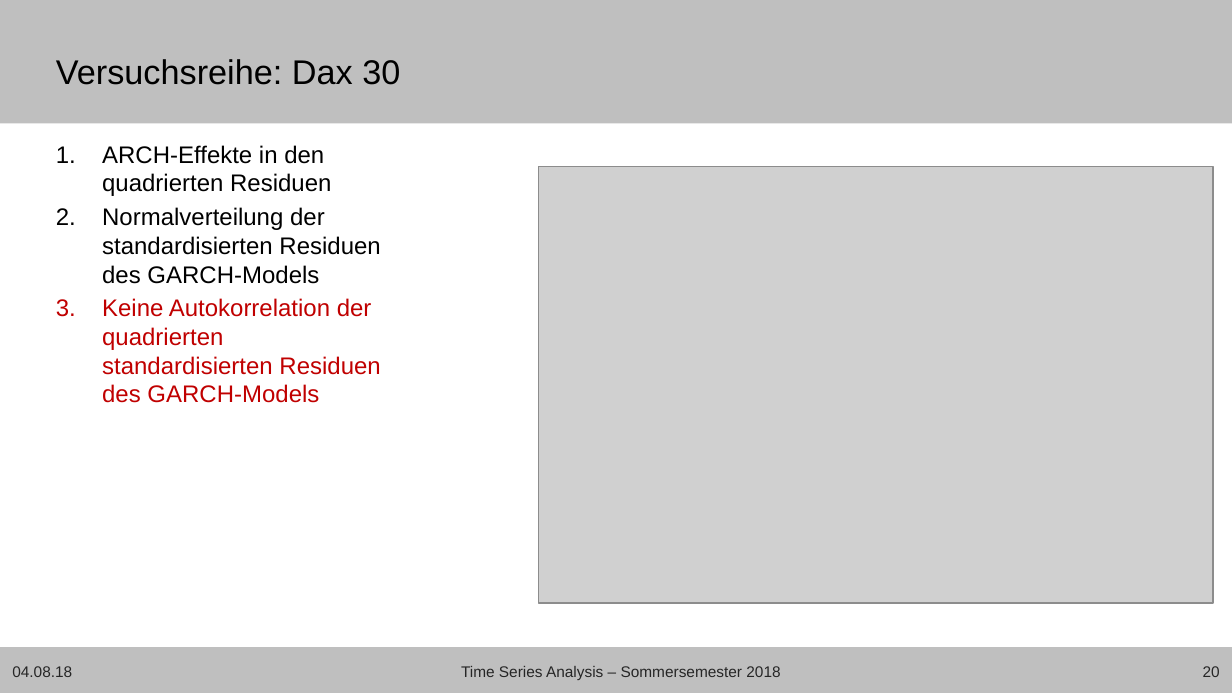
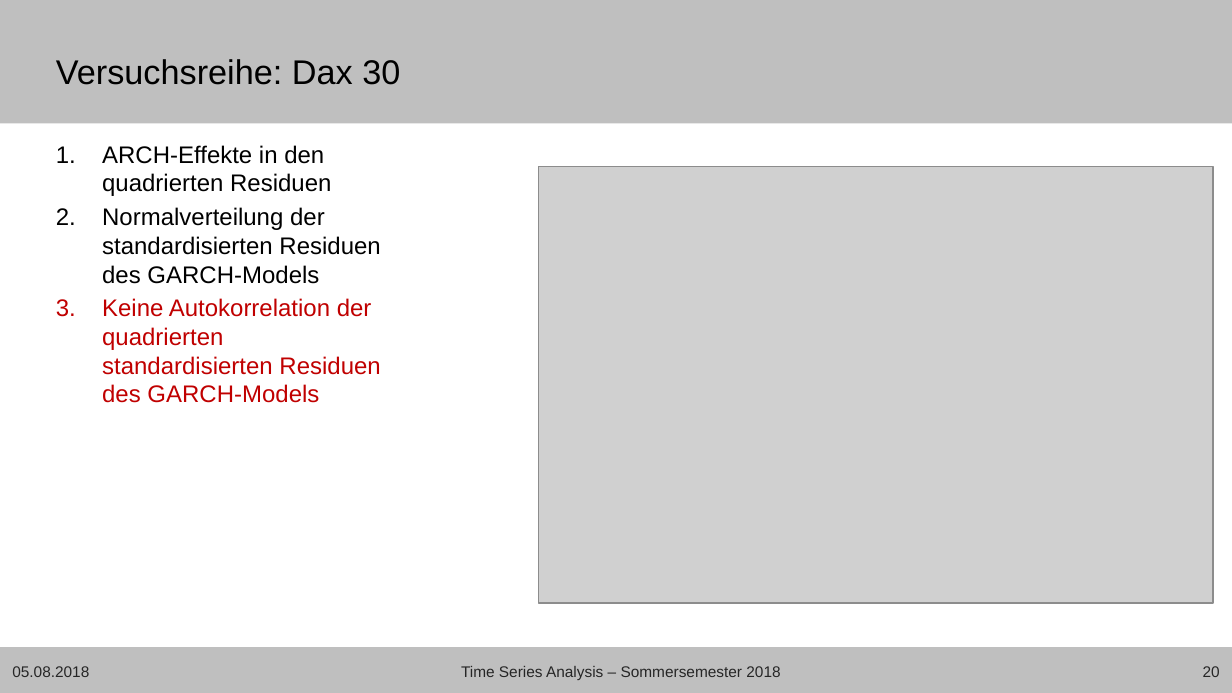
Before and after one commit to Janis90/time-series-anaysis, a slide deck: slide 20 of presentation/tsa_presentation_final.pptx. Drawn at 1232x693 pixels with LibreOffice and Linux fonts; fonts in the diff are those of the drawing; grey boxes stand for pictures; background and template pictures are left out. Boxes give left, top, right and bottom in pixels: in the first picture for what was removed or moved away, otherwise in the second. Text is boxed around its words. In the diff, an @@ line names an element or a change of style, - is before the commit and + after.

```diff
--- a/presentation/tsa_presentation_final.pptx
+++ b/presentation/tsa_presentation_final.pptx
@@ text at (x1=12, y1=666, x2=89, y2=677): text changed @@
-04.08.18
+05.08.2018
```
Also in this commit, not shown: 22 other slides changed.
